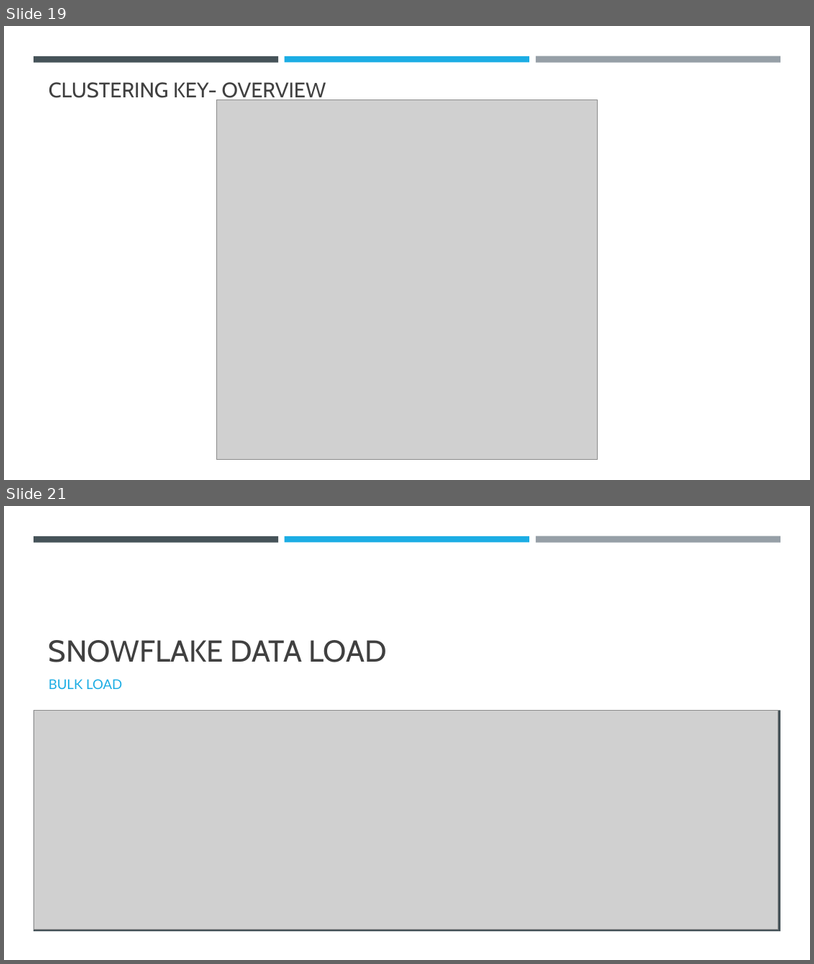
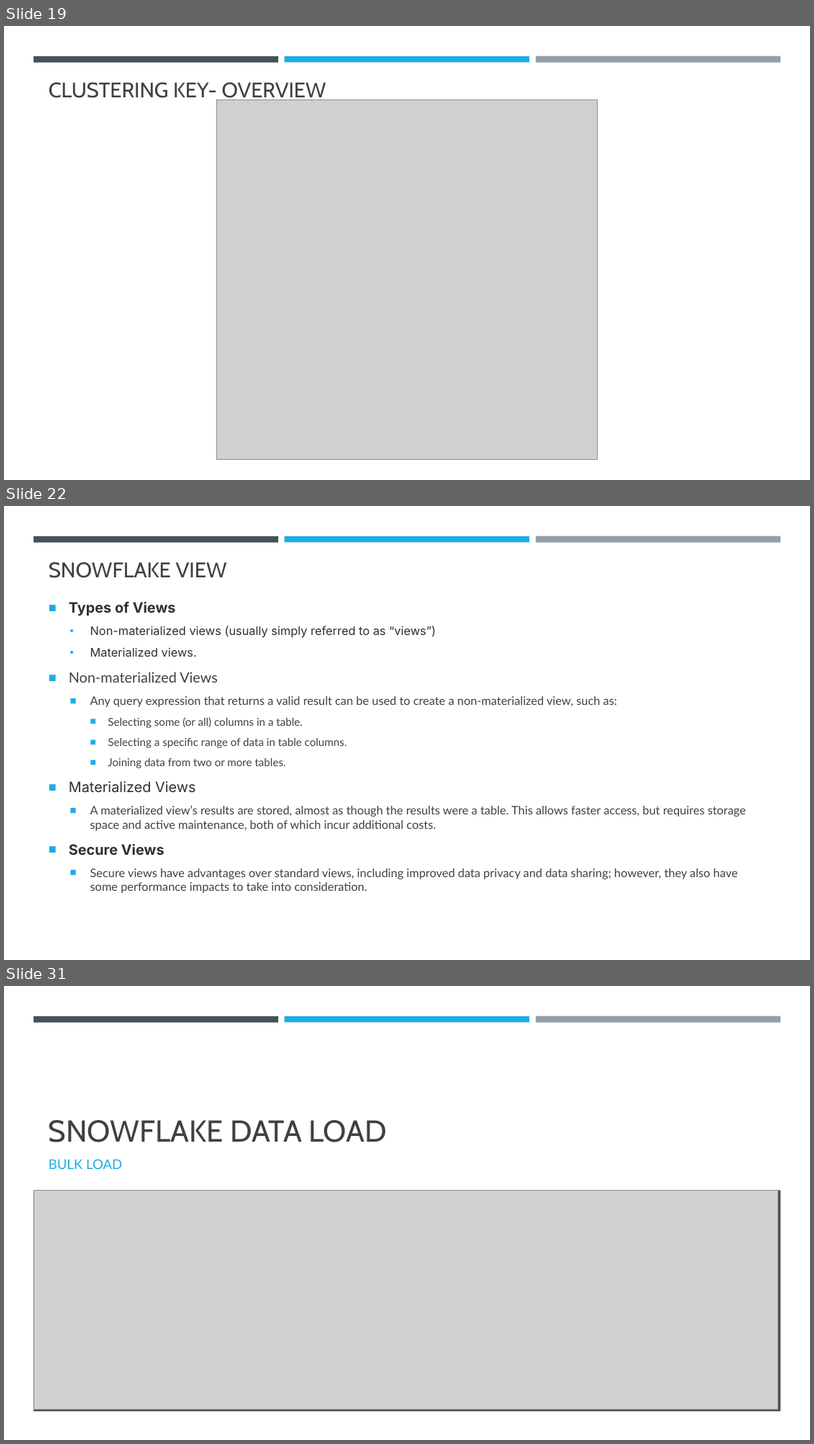
Before and after one commit to umeshmahajan/azure-brainworks2023, a slide deck: docs/Azure-Snowflake.pptx. Shown one above the other, each under a label of ours: slides 19 and 21 before the commit, slides 19, 22 and 31 after it; the slides between them are not shown. The pictures are 814x964 and 814x1444 pixels, drawn with LibreOffice and Linux fonts; fonts in the diff are those of the drawing; grey boxes stand for pictures. Boxes give left, top, right and bottom in pixels: in the first picture for what was removed or moved away, otherwise in the second. Text is boxed around its words. In the diff, an @@ line names an element or a change of style, - is before the commit and + after.

```diff
--- a/docs/Azure-Snowflake.pptx
+++ b/docs/Azure-Snowflake.pptx
@@ slide 22 added at bbox=[4, 506, 810, 960], background #FFFFFF; not listed: 3 template elements that a slide beside it also shows @@
@@ title added at bbox=[49, 562, 227, 578], 25.2 pt, text #404040 @@
+SNOWFLAKE VIEW
@@ text added at bbox=[69, 602, 746, 893], 14 pt, text #404040 @@
+■ Types of Views
+  • Non-materialized views (usually simply referred to as “views”)
+  • Materialized views.
+■ Non-materialized Views
+  ■ Any query expression that returns a valid result can be used to create a non-materialized view, such as:
+    ■ Selecting some (or all) columns in a table.
+    ■ Selecting a specific range of data in table columns.
+    ■ Joining data from two or more tables.
+■ Materialized Views
+  ■ A materialized view’s results are stored, almost as though the results were a table. This allows faster access, but requires storage space and active maintenance, both of which incur additional costs.
+■ Secure Views
+  ■ Secure views have advantages over standard views, including improved data privacy and data sharing; however, they also have some performance impacts to take into consideration.
@@ what was slide 21 is now slide 31 @@
```
Also in this commit, not shown: 2 slides changed, 20 other slides added, 2 slides removed, 7 other files.
